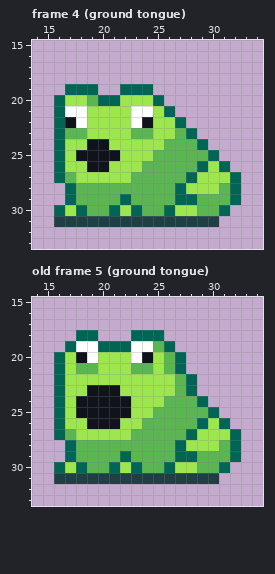
One commit to this pixel-art file: aseprite/frog.aseprite. This is how it looked before the edit.
48x48 pixels, 5 frames. Shown: frame 4 (ground tongue): x 14..34, y 15..33; old frame 5 (ground tongue): x 14..34, y 15..33. The commit also changed other frames, which this record leaves out.
After:
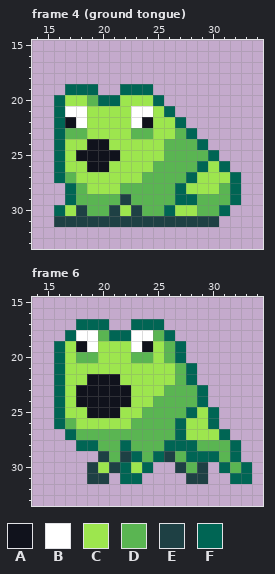
Palette (. is transparent): A #10121c  B #ffffff  C #9de64e  D #5ab552  E #1e4044  F #006554
A new or re-ordered frame is compared with the old frame closest to it.
Diff:
frames 5 -> 6
Frame 4 (ground tongue):
Colour D gives way to colour C in row 25 at x 25; in row 26 at x 24; in row 27 at x 23; in row 28 at x 19 to 21.
Colour F gives way to colour E in row 29 at x 22; in row 30 at x 18, 21 and 23.
Frame 6 is new; against old frame 5 (ground tongue):
Colour B gives way to colour A in row 19 at x 18 and 24.
Colour C gives way to colour A in row 22 at x 19 to 21; in row 23 at x 18 and 22.
Colour F gives way to colour B in row 18 at x 18 to 19 and 23 to 24.
Colour A gives way to colour C in row 25 at x 18 and 22; in row 26 at x 19 to 21.
Colour D gives way to colour C in row 19 at x 25; in row 21 at x 18 to 19, 23 to 24 and 26; in row 25 at x 29; in row 26 at x 28; in row 30 at x 20.
Colour F gives way to colour C in row 19 at x 17 and 20 to 22; in row 26 at x 29; in row 27 at x 28; in row 30 at x 23.
The edit adds colour D in row 18 at x 20; in row 30 at x 32.
Colour A gives way to colour D in row 20 at x 18 and 24.
Colour B gives way to colour D in row 20 at x 19 and 23.
Colour C gives way to colour D in row 23 at x 26; in row 24 at x 25; in row 25 at x 24; in row 26 at x 17 and 23; in row 27 at x 18 to 22; in row 28 at x 29 to 30.
Colour C gives way to colour D in row 30 at x 28.
Colour F gives way to colour D in row 18 at x 25; in row 19 at x 26; in row 21 at x 27; in row 23 at x 28; in row 29 at x 27.
Colour C gives way to colour E in row 30 at x 27.
Colour D gives way to colour E in row 29 at x 20 and 26; in row 30 at x 19 and 29.
Colour F gives way to colour E in row 29 at x 22; in row 30 at x 21.
The edit adds colour F in row 17 at x 18 to 20 and 23 to 25; in row 18 at x 17, 21 to 22 and 26; in row 19 at x 16 and 27; in row 21 at x 28; in row 23 at x 29; in row 30 at x 33.
The edit adds colour F in row 31 at x 32 to 33.
Colour C gives way to colour F in row 26 at x 30; in row 27 at x 31; in row 28 at x 28; in row 30 at x 22.
Colour D gives way to colour F in row 25 at x 28; in row 26 at x 27; in row 27 at x 17 and 27; in row 28 at x 18 to 19, 22 and 26; in row 29 at x 23, 25 and 29 to 30; in row 30 at x 24.
Colour E gives way to colour F in row 31 at x 22 to 23.
Colour C is gone in row 30 at x 17.
Colour D is gone in row 29 at x 18 to 19; in row 30 at x 25 and 30.
Colour E is gone in row 31 at x 16 to 18, 21, 24 to 27 and 30.
Colour F is gone in row 26 at x 31; in row 27 at x 16 and 32; in rows 28 to 29 at x 17; in row 30 at x 16, 18 and 26.
